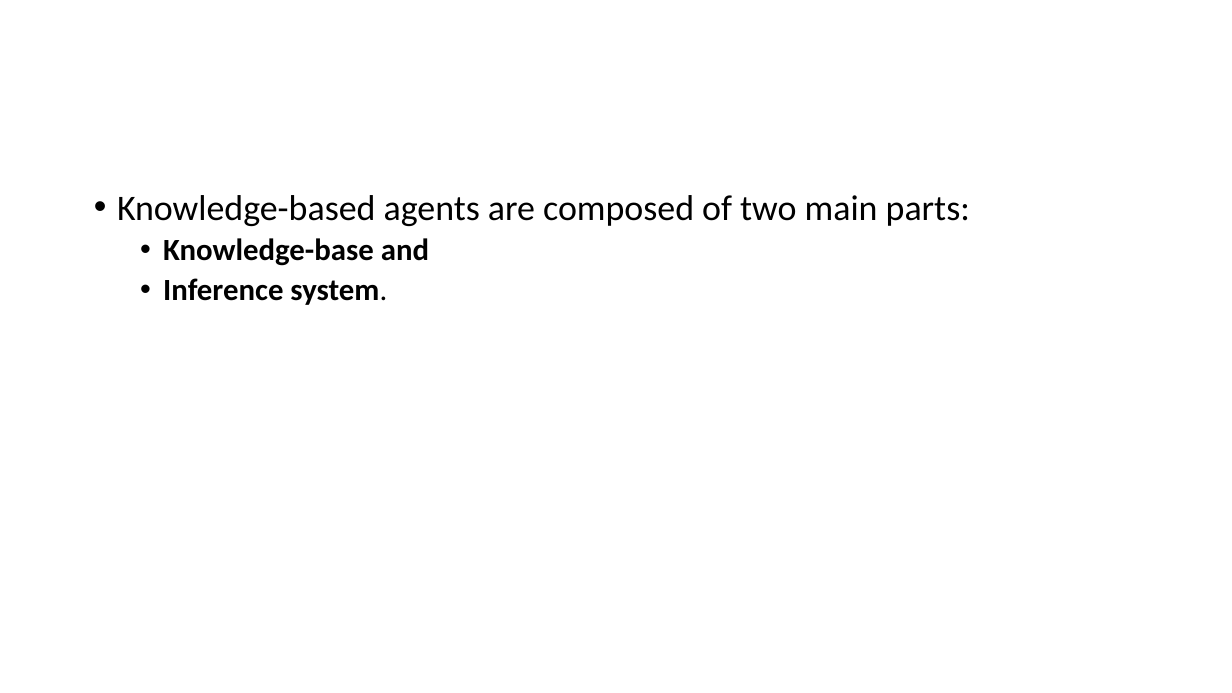
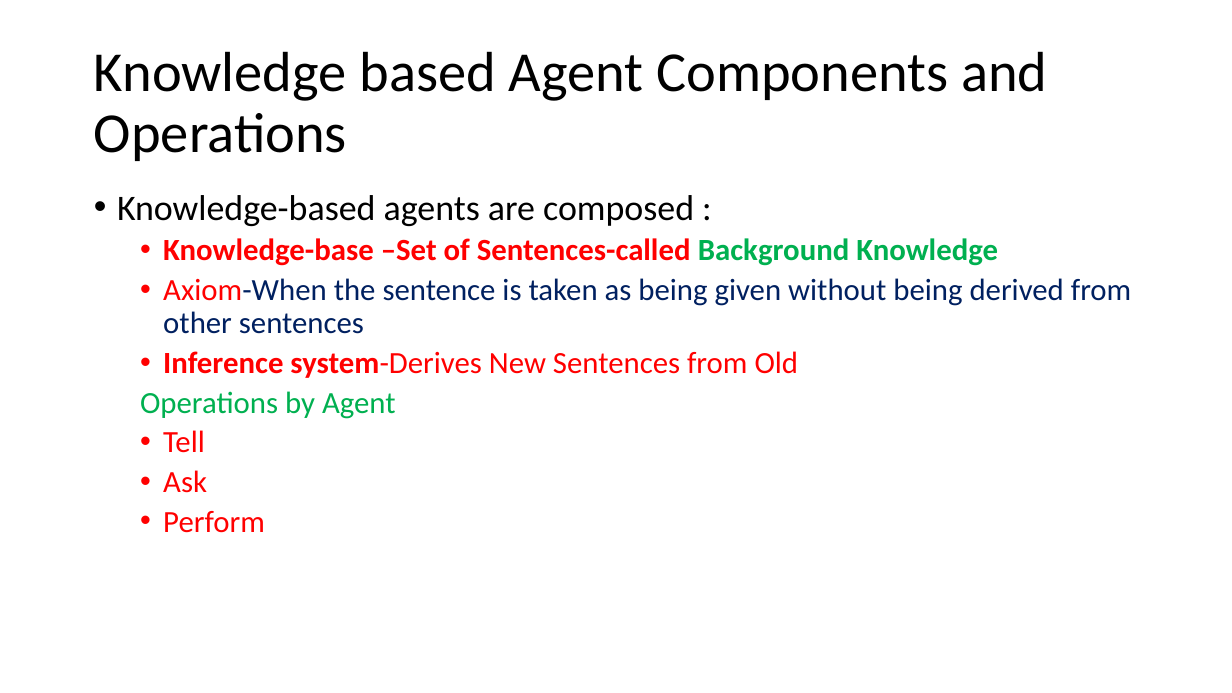
Before and after one commit to devipriyak/AI_ml-iv-sem-21-batch, a slide deck: slide 3 of Chapter 3-Logical Events.pptx. Drawn at 1232x693 pixels with LibreOffice and Linux fonts; fonts in the diff are those of the drawing. Boxes give left, top, right and bottom in pixels: in the first picture for what was removed or moved away, otherwise in the second. Text is boxed around its words. In the diff, an @@ line names an element or a change of style, - is before the commit and + after.

```diff
--- a/Chapter 3-Logical Events.pptx
+++ b/Chapter 3-Logical Events.pptx
@@ title added at [94, 51, 1047, 161], 44 pt, text #000000 @@
+Knowledge based Agent Components and Operations
@@ text at [117, 195, 1131, 533]: text changed; size 28 to 24 pt; text colour #000000 to #FF0000 @@
-• Knowledge-based agents are composed of two main parts:
-  • Knowledge-base and
-  • Inference system.
+• Knowledge-based agents are composed :
+  • Knowledge-base –Set of Sentences-called Background Knowledge
+  • Axiom-When the sentence is taken as being given without being derived from other sentences
+  • Inference system-Derives New Sentences from Old
+  Operations by Agent
+  • Tell
+  • Ask
+  • Perform
```
Also in this commit, not shown: 1 other slide changed.
